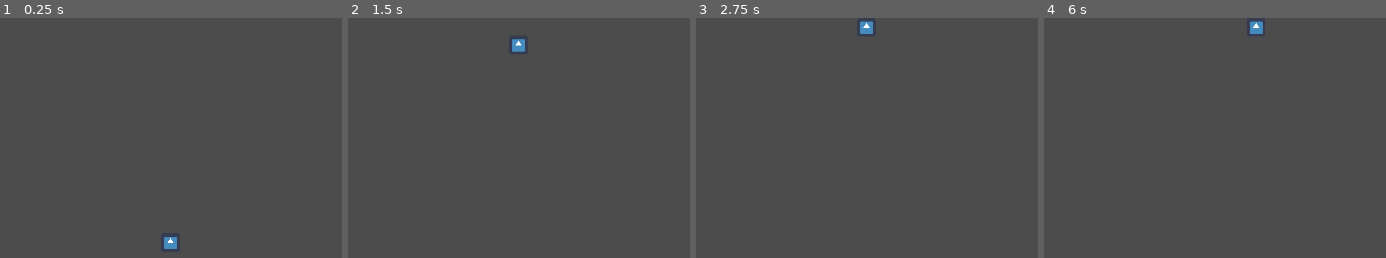
Above: before the commit, frames 1-4 (left to right).
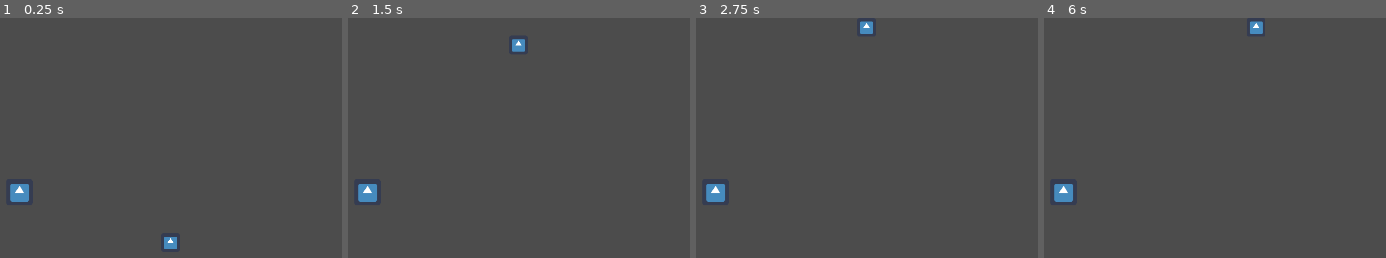
Above: after the commit, the same moments.

Repository: Sarm-88/Open-Day-Game
Game: Godot game, scene res://scenes/Main.tscn
The game is run twice, just before and just after one commit, with the same random seed, the same clock (stepped at 60 frames per second) and the same inputs. The engine's default icon, where the game draws it, is replaced by a stand-in: a white triangle on a blue panel in a dark square.
Inputs:
- Up to frame 1 (0.25 s): no input
- Up to frame 2 (1.5 s): tap Enter at 0.5 s; hold W (up) from 0.53 s (still down)
- Up to frame 3 (2.75 s): keep holding W (up); tap Space at 2 s
- Up to frame 4 (6 s): tap Enter at 2.75, 4.25 s; tap Space at 3.5, 5 s; release W (up) at 5.78 s; hold D (right) from 5.78 s (still down)

The runs differ from the first frame. In frame 1, 0.4% of the frame differs, in the area x 2-9%, y 69-77%; in frame 2, 0.4%; in frame 3, 0.4%; in frame 4, 0.4%.

Commit message:
Enemy Collisions

Diff:
--- a/scenes/Main.tscn
+++ b/scenes/Main.tscn
@@ -1,8 +1,12 @@
-[gd_scene load_steps=4 format=2]
+[gd_scene load_steps=6 format=2]
 
 [ext_resource path="res://scenes/Player.tscn" type="PackedScene" id=1]
 [ext_resource path="res://scripts/Root.gd" type="Script" id=2]
 [ext_resource path="res://scenes/Walls.tscn" type="PackedScene" id=3]
+[ext_resource path="res://icon.png" type="Texture" id=4]
+
+[sub_resource type="RectangleShape2D" id=1]
+extents = Vector2( 32.5, 31.5 )
 
 [node name="Root" type="Node2D"]
 script = ExtResource( 2 )
@@ -11,3 +15,13 @@
 position = Vector2( 960, 540 )
 
 [node name="Walls" parent="." instance=ExtResource( 3 )]
+
+[node name="Enemy" type="KinematicBody2D" parent="."]
+position = Vector2( 597, 419 )
+
+[node name="Sprite" type="Sprite" parent="Enemy"]
+texture = ExtResource( 4 )
+
+[node name="CollisionShape2D" type="CollisionShape2D" parent="Enemy"]
+position = Vector2( -0.5, -0.5 )
+shape = SubResource( 1 )
--- a/scripts/Player.gd
+++ b/scripts/Player.gd
@@ -18,3 +18,7 @@
 	v.y = Input.get_action_strength("down") - Input.get_action_strength("up")
 	v.x = Input.get_action_strength("right") - Input.get_action_strength("left")
 	move_and_slide(v.normalized() * speed)
+
+	for i in get_slide_count():
+		var collision = get_slide_collision(i)
+		print("Collided with: ", collision.collider.name)
